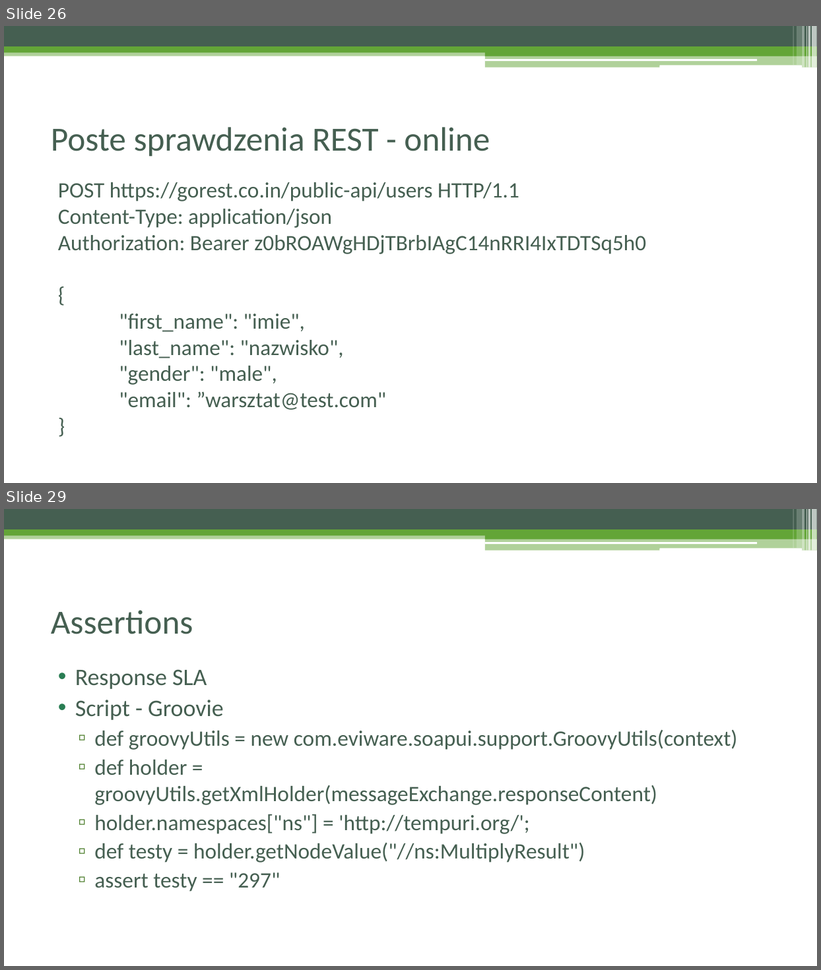
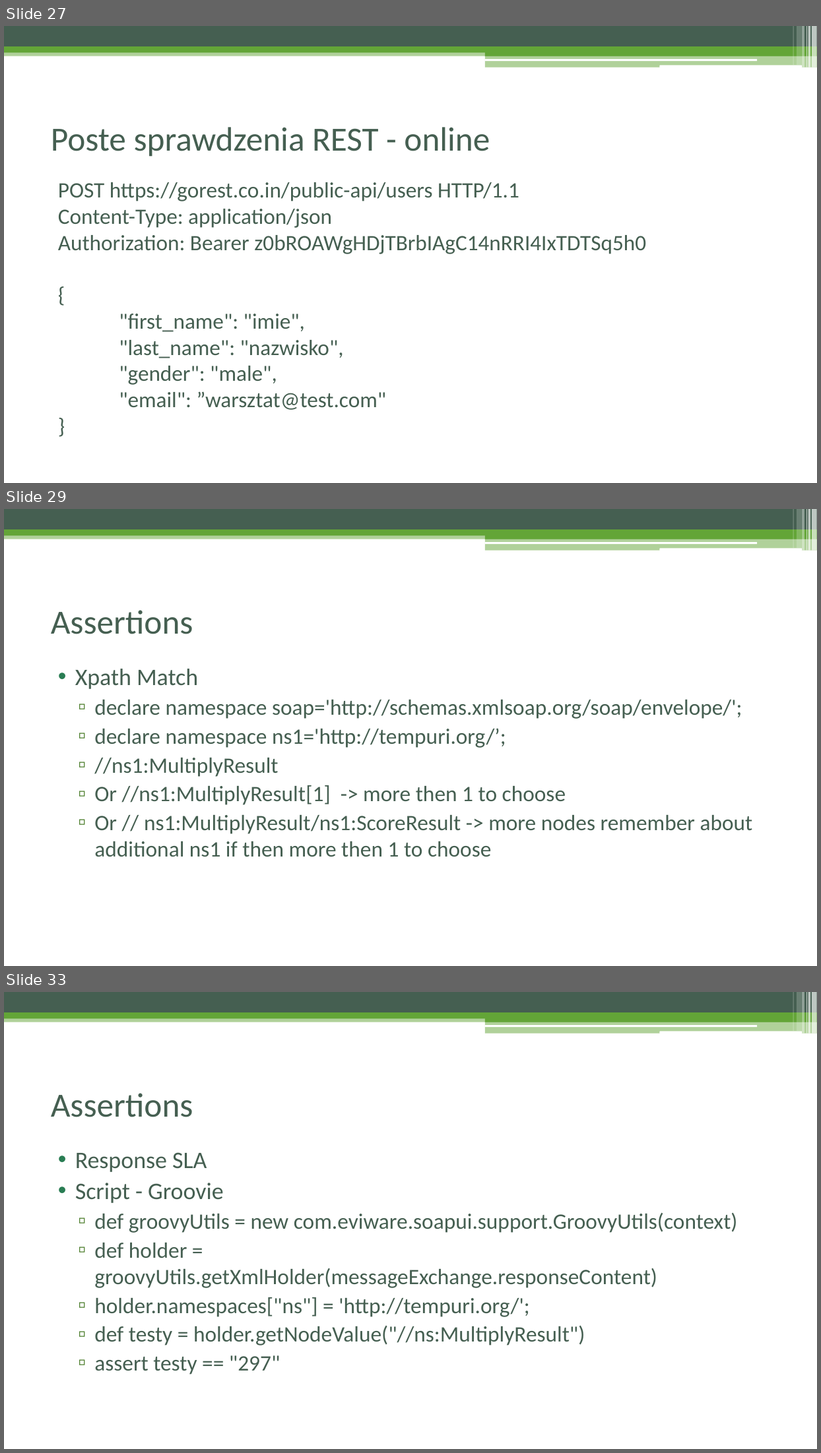
Before and after one commit to czyzyk29/SoapUI_Workshop, a slide deck: Warsztat_soapUI.pptx. Shown one above the other, each under a label of ours: slides 26 and 29 before the commit, slides 27, 29 and 33 after it; the slides between them are not shown. The pictures are 821x970 and 821x1453 pixels, drawn with LibreOffice and Linux fonts; fonts in the diff are those of the drawing. Boxes give left, top, right and bottom in pixels: in the first picture for what was removed or moved away, otherwise in the second. Text is boxed around its words. In the diff, an @@ line names an element or a change of style, - is before the commit and + after.

```diff
--- a/Warsztat_soapUI.pptx
+++ b/Warsztat_soapUI.pptx
@@ slide 29 added at bbox=[4, 509, 817, 966], background #FFFFFF; not listed: 13 template elements that a slide beside it also shows @@
@@ title added at bbox=[51, 610, 193, 634], 40 pt, text #455F51 @@
+Assertions
@@ text added at bbox=[75, 669, 753, 857], 26 pt, text #455F51 @@
+• Xpath Match
+  ▫ declare namespace soap='http://schemas.xmlsoap.org/soap/envelope/';
+  ▫ declare namespace ns1='http://tempuri.org/’;
+  ▫ //ns1:MultiplyResult
+  ▫ Or //ns1:MultiplyResult[1] -> more then 1 to choose
+  ▫ Or // ns1:MultiplyResult/ns1:ScoreResult -> more nodes remember about additional ns1 if then more then 1 to choose
@@ what was slide 26 is now slide 27 @@
@@ what was slide 29 is now slide 33 @@
```
Also in this commit, not shown: 13 slides changed, 7 other slides added, 4 other files.
